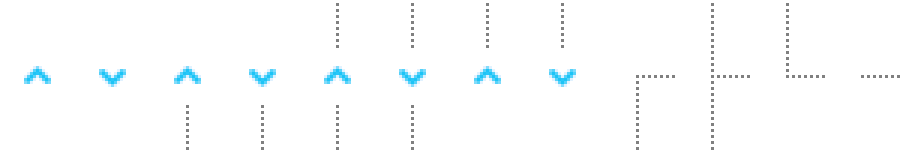
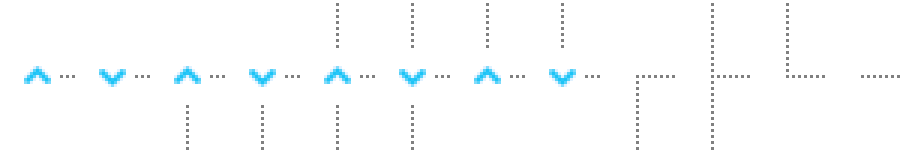
Layers edited between the first and the second 900 x 150 image:
added layer "图层 1" above "updown-blue" over [left=60, top=75, right=600, bottom=78]
